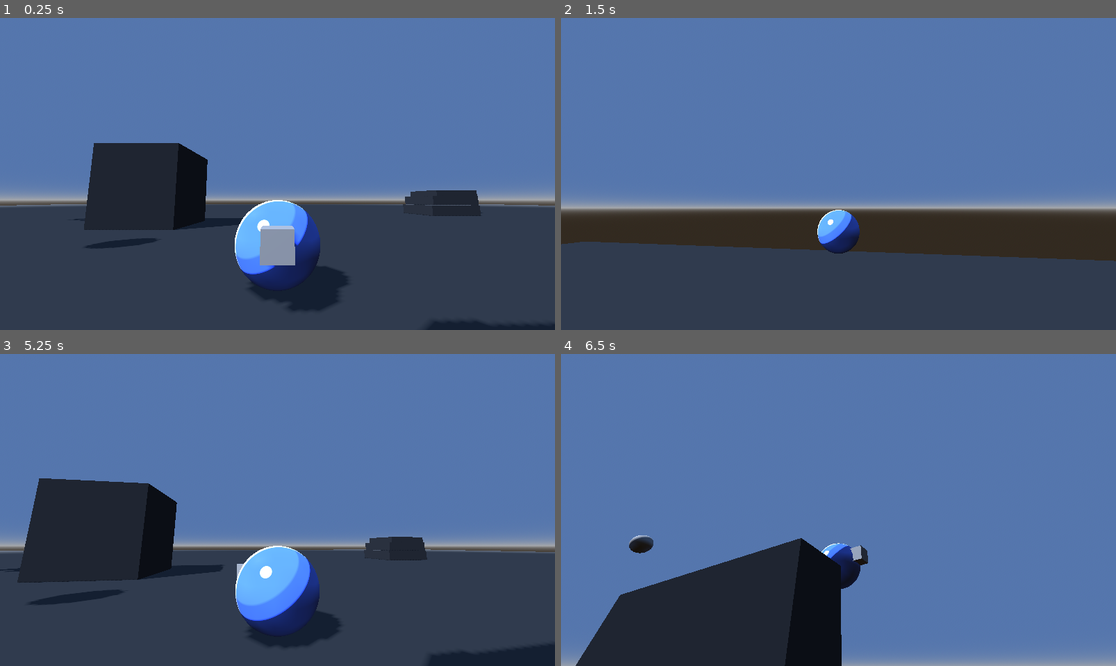
Above: before the commit, frames 1-4 (two rows, left to right).
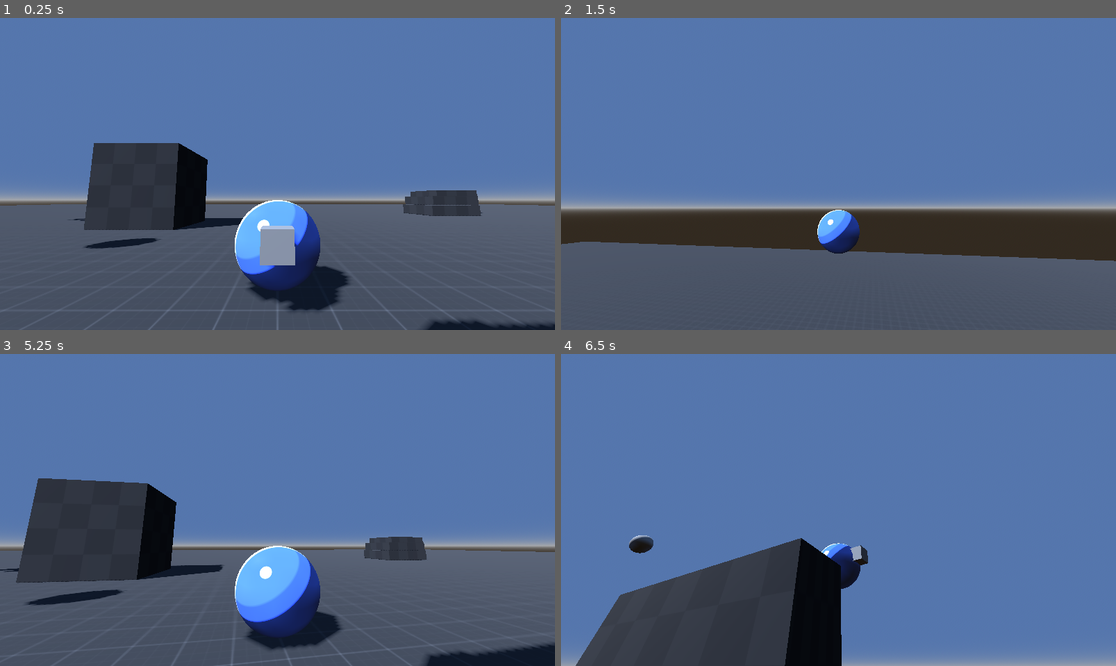
Above: after the commit, the same moments.

Repository: blondeman/movement-combat-fighter
Game: Godot game, scene res://scenes/test_env.tscn
Two runs of this game, one before a commit and one after it. Both use one fixed random seed, a clock stepped at 60 frames per second and the inputs below.
Inputs (mouse positions are in pixels of both pictures, inside the frame that each line leads up to):
- Up to frame 1 (0.25 s): no input
- Up to frame 2 (1.5 s): move the mouse to (866, 174) at 0.52 s; hold Shift (dash) 0.53-1.28 s; hold W (up) from 0.53 s (still down); tap Space (jump) at 0.77, 1.07 s; tap Middle mouse button (target_lock) at 0.8, 1.35 s; move the mouse to (810, 174) at 1.27 s
- Up to frame 3 (5.25 s): tap Space (jump) at 1.52, 1.55, 1.82, 3.02, 3.32, 3.77, 3.8, 4.07, 4.25, 4.52, 4.82 s; move the mouse to (288, 503) at 2.02 s; hold Space (jump) 2.03-2.78 s; tap Shift (dash) at 2.3, 2.85, 4.35 s; move the mouse to (271, 516) at 2.77 s; tap Middle mouse button (target_lock) at 3.05 s; tap Enter at 3.5, 5 s; move the mouse to (316, 513) at 3.52 s; hold Middle mouse button (target_lock) 3.53-4.28 s; tap Escape (ui_cancel) at 4.15 s; move the mouse to (111, 463) at 4.27 s; release W (up) at 4.28 s; hold A (left) 4.28-5.03 s; move the mouse to (305, 510) at 5.02 s; hold S (down) from 5.03 s (still down); hold Middle mouse button (target_lock) from 5.03 s (still down)
- Up to frame 4 (6.5 s): move the mouse to (755, 432) at 5.77 s; release S (down) at 5.78 s; release Middle mouse button (target_lock) at 5.78 s; hold D (right) from 5.78 s (still down); tap Space (jump) at 5.85, 6.02, 6.32 s

The runs differ from the first frame. In frame 1, 20% of the frame differs, in the area x 0-100%, y 59-100%; in frame 2, 18%; in frame 3, 20%; in frame 4, 2.7%.

Commit message:
prototype materials, movement changes
can now slide out of midair state

Diff:
--- a/old/CameraController_old.gd
+++ /dev/null
@@ -1,143 +0,0 @@
-extends SpringArm3D
-
-var character_entity: CharacterEntity
-
-@export_group("Scene Variables")
-@export var camera: Camera3D
-@export var marker: Node3D
-
-@export_category("Camera Settings")
-@export var sensitivity_x: float = 3
-@export var sensitivity_y: float = 3
-@export var look_lerp_speed: float = 5.0
-@export var min_pitch: float = -60.0
-@export var max_pitch: float = 60.0
-@export var desired_pitch: float = 0.0
-@export var pitch_lift: float = 10
-@export var swap_threshold: float = 0.05
-@export var swap_cooldown: float = 0.3
-
-var _swap_cooldown_timer: float = 0.0
-var _target_camera_rotation: Vector3
-
-func _ready() -> void:
-	if get_parent() is not CharacterEntity:
-		push_error("Must be child of CharacterEntity")
-	character_entity = get_parent() as CharacterEntity
-
-	Input.set_mouse_mode(Input.MOUSE_MODE_CAPTURED)
-	set_lock_target(null)
-
-
-func _process(delta: float) -> void:
-	if !camera:
-		return
-
-	if _swap_cooldown_timer > 0.0:
-		_swap_cooldown_timer -= delta
-
-	return
-	if character_entity.lock_target:
-		_look_at_target(delta)
-		_set_marker_position()
-
-	camera.rotation.x = lerp_angle(camera.rotation.x, _target_camera_rotation.x, clamp(look_lerp_speed * delta, 0.0, 1.0))
-	camera.rotation.y = lerp_angle(camera.rotation.y, _target_camera_rotation.y, clamp(look_lerp_speed * delta, 0.0, 1.0))
-	camera.rotation.z = lerp_angle(camera.rotation.z, _target_camera_rotation.z, clamp(look_lerp_speed * delta, 0.0, 1.0))
-
-
-func _unhandled_input(event: InputEvent) -> void:
-	if event is InputEventMouseMotion:
-		var screen_width: float = get_viewport().get_visible_rect().size.x
-		if character_entity.lock_target and event.relative.length() >= swap_threshold * screen_width:
-			_switch_lock_target(event.relative)
-			return
-
-		if !character_entity.lock_target:
-			rotate_y(-event.relative.x * sensitivity_x * 0.001)
-			rotation.x -= event.relative.y * sensitivity_y * 0.001
-			rotation.x = clamp(rotation.x, deg_to_rad(min_pitch), deg_to_rad(max_pitch))
-
-	if event.is_action_pressed("ui_cancel"):
-		Input.set_mouse_mode(Input.MOUSE_MODE_VISIBLE)
-
-	if event.is_action_pressed("target_lock"):
-		if character_entity.lock_target:
-			clear_look_target()
-		else:
-			set_lock_target(get_lock_target())
-
-
-func _set_marker_position():
-	marker.global_position = character_entity.lock_target.global_position
-
-
-func _look_at_target(delta: float) -> void:
-	var desired_dir: Vector3 = (character_entity.lock_target.global_position - global_position).normalized()
-	if desired_dir.length_squared() < 0.001:
-		return
-
-	rotation.x = lerp_angle(rotation.x, deg_to_rad(desired_pitch), clamp(look_lerp_speed * delta, 0.0, 1.0))
-
-	var desired_yaw: float = atan2(-desired_dir.x, -desired_dir.z)
-	rotation.y = lerp_angle(rotation.y, desired_yaw, clamp(look_lerp_speed * delta, 0.0, 1.0))
-
-	var cam_dir: Vector3 = (character_entity.lock_target.global_position - camera.global_position).normalized()
-	var local_dir: Vector3 = camera.global_basis.inverse() * cam_dir
-	_target_camera_rotation.x = asin(local_dir.y)
-	_target_camera_rotation.y = 0.0
-
-
-func set_lock_target(_target: Node3D):
-	return
-	character_entity.set_lock_target(_target)
-	if _target == null:
-		_target_camera_rotation = Vector3(deg_to_rad(pitch_lift), 0.0, 0.0)
-		marker.visible = false
-	else:
-		marker.visible = true
-
-
-func clear_look_target():
-	set_lock_target(null)
-
-
-func _get_best_target(origin_screen_pos: Vector2, direction: Vector2 = Vector2.ZERO, exclude: Node3D = null) -> Node3D:
-	var best_target: Node3D = null
-	var best_score: float = INF
-
-	for t in get_tree().get_nodes_in_group("target"):
-		if t is not Node3D or t == exclude:
-			continue
-		if not camera.is_position_in_frustum(t.global_position):
-			continue
-
-		var screen_pos: Vector2 = camera.unproject_position(t.global_position)
-		var to_target: Vector2 = screen_pos - origin_screen_pos
-
-		# If a direction is given, filter to targets in that direction
-		if direction != Vector2.ZERO and to_target.dot(direction) <= 0.0:
-			continue
-
-		var score: float = to_target.length()
-		if score < best_score:
-			best_score = score
-			best_target = t
-
-	return best_target
-
-
-func get_lock_target() -> Node3D:
-	var screen_center: Vector2 = get_viewport().get_visible_rect().size / 2.0
-	return _get_best_target(screen_center)
-
-
-func _switch_lock_target(mouse_delta: Vector2) -> void:
-	if _swap_cooldown_timer > 0.0:
-		return
-
-	var current_screen_pos: Vector2 = camera.unproject_position(character_entity.lock_target.global_position)
-	var best: Node3D = _get_best_target(current_screen_pos, mouse_delta, character_entity.lock_target)
-	if best:
-		set_lock_target(best)
-		_swap_cooldown_timer = swap_cooldown
--- a/old/CharacterEntity.gd
+++ /dev/null
@@ -1,77 +0,0 @@
-class_name CharacterEntity
-extends CharacterBody3D
-
-
-@export var speed = 5.0
-@export var jump_velocity = 10.0
-@export var dash_velocity = 20.0
-
-@export_category("Damping")
-@export var stop_damp = 100.0
-@export var floor_damp = 40.0
-@export var air_damp = 10.0
-
-var _input_direction: Vector2
-var lock_target: Node3D
-
-func _physics_process(delta: float) -> void:
-	if is_on_floor():
-		_physics_process_grounded(delta)
-	else:
-		_physics_process_airborne(delta)
-
-	move_and_slide()
-
-
-func _physics_process_grounded(delta: float):
-	var direction := (transform.basis * Vector3(_input_direction.x, 0, _input_direction.y)).normalized()
-	var xz_velocity := Vector2(velocity.x, velocity.z)
-
-	if xz_velocity.length() > speed + .1:
-		##Dashing
-		var target: Vector2 = Vector2(direction.x, direction.z) * speed if direction else Vector2.ZERO
-		var new_xz := xz_velocity.move_toward(target, floor_damp * delta)
-		velocity.x = new_xz.x
-		velocity.z = new_xz.y
-	elif direction:
-		##Moving
-		velocity.x = direction.x * speed
-		velocity.z = direction.z * speed
-	else:
-		##Stopping
-		var new_xz := xz_velocity.move_toward(Vector2.ZERO, stop_damp * delta)
-		velocity.x = new_xz.x
-		velocity.z = new_xz.y
-
-
-func _physics_process_airborne(delta: float):
-	velocity += get_gravity() * delta
-
-	var direction := (transform.basis * Vector3(_input_direction.x, 0, _input_direction.y)).normalized()
-	var xz_velocity := Vector2(velocity.x, velocity.z)
-
-	var target: Vector2 = Vector2(direction.x, direction.z) * speed if direction else Vector2.ZERO
-	var new_xz := xz_velocity.move_toward(target, air_damp * delta)
-	velocity.x = new_xz.x
-	velocity.z = new_xz.y
-
-
-func jump():
-	if is_on_floor():
-		velocity.y = jump_velocity
-
-
-func dash(default_direction: Vector2):
-	var direction: Vector3 = (transform.basis * Vector3(_input_direction.x, 0, _input_direction.y)).normalized()
-	if !direction:
-		direction = (transform.basis * Vector3(default_direction.x, 0, default_direction.y)).normalized()
-	velocity.x = direction.x * dash_velocity
-	velocity.z = direction.z * dash_velocity
-
-
-func set_input_direction(_direction: Vector2):
-	_input_direction = _direction
-
-
-func set_lock_target(_target: Node3D):
-	lock_target = _target
--- a/old/camera_old.tscn
+++ /dev/null
@@ -1,22 +0,0 @@
-[gd_scene format=3 uid="uid://bg1f33tyvub8d"]
-
-[ext_resource type="Script" uid="uid://q35mvb4mmshk" path="res://old/CameraController_old.gd" id="1_v2v7n"]
-[ext_resource type="PackedScene" uid="uid://cxpl1jlccv7pr" path="res://scenes/character/player/marker.tscn" id="2_81dl4"]
-
-[sub_resource type="SeparationRayShape3D" id="SeparationRayShape3D_cvpoc"]
-
-[node name="camera" type="SpringArm3D" unique_id=1981057096 node_paths=PackedStringArray("camera", "marker")]
-shape = SubResource("SeparationRayShape3D_cvpoc")
-spring_length = 5.0
-script = ExtResource("1_v2v7n")
-camera = NodePath("Camera3D")
-marker = NodePath("marker")
-min_pitch = -80.0
-max_pitch = 90.0
-desired_pitch = -30.0
-
-[node name="Camera3D" type="Camera3D" parent="." unique_id=2129634253]
-transform = Transform3D(1, 0, 0, 0, 1, 0, 0, 0, 1, 0, 0, 5)
-current = true
-
-[node name="marker" parent="." unique_id=12986420 instance=ExtResource("2_81dl4")]
--- a/scenes/test_map.tscn
+++ b/scenes/test_map.tscn
@@ -1,6 +1,11 @@
 [gd_scene format=3 uid="uid://chin4pqwih5k2"]
 
-[ext_resource type="Material" uid="uid://cjy6ko6iek64e" path="res://materials/toon_dark_gray.tres" id="1_6ulkd"]
+[ext_resource type="Texture2D" uid="uid://b4kuebnsp0qqm" path="res://textures/kenney_prototype/Dark/texture_01.png" id="1_57l66"]
+[ext_resource type="Texture2D" uid="uid://b4jyn6ht681w4" path="res://textures/kenney_prototype/Dark/texture_08.png" id="3_p21b5"]
+
+[sub_resource type="StandardMaterial3D" id="StandardMaterial3D_bdpbv"]
+albedo_texture = ExtResource("1_57l66")
+uv1_scale = Vector3(100, 100, 100)
 
 [sub_resource type="PlaneMesh" id="PlaneMesh_eflb2"]
 size = Vector2(100, 100)
@@ -8,17 +13,29 @@
 [sub_resource type="BoxShape3D" id="BoxShape3D_4qc02"]
 size = Vector3(100, 1, 100)
 
+[sub_resource type="StandardMaterial3D" id="StandardMaterial3D_fn2sa"]
+albedo_texture = ExtResource("3_p21b5")
+uv1_scale = Vector3(5, 4, 1)
+
 [sub_resource type="BoxMesh" id="BoxMesh_4wuf8"]
 size = Vector3(5, 5, 1)
 
 [sub_resource type="BoxShape3D" id="BoxShape3D_s02eq"]
 size = Vector3(5, 5, 1)
 
+[sub_resource type="StandardMaterial3D" id="StandardMaterial3D_ss0f2"]
+albedo_texture = ExtResource("3_p21b5")
+uv1_scale = Vector3(3, 2, 3)
+
 [sub_resource type="BoxMesh" id="BoxMesh_t8dge"]
 size = Vector3(3, 3, 3)
 
 [sub_resource type="BoxShape3D" id="BoxShape3D_qgarv"]
 size = Vector3(3, 3, 3)
+
+[sub_resource type="StandardMaterial3D" id="StandardMaterial3D_kddbv"]
+albedo_texture = ExtResource("3_p21b5")
+uv1_scale = Vector3(3, 2, 3)
 
 [sub_resource type="ProceduralSkyMaterial" id="ProceduralSkyMaterial_6ulkd"]
 sky_top_color = Color(0.33135566, 0.46108645, 0.6778868, 1)
@@ -35,7 +52,7 @@
 [node name="map" type="Node3D" unique_id=1204885823]
 
 [node name="MeshInstance3D" type="MeshInstance3D" parent="." unique_id=1614982453]
-material_override = ExtResource("1_6ulkd")
+material_override = SubResource("StandardMaterial3D_bdpbv")
 mesh = SubResource("PlaneMesh_eflb2")
 
 [node name="StaticBody3D" type="StaticBody3D" parent="MeshInstance3D" unique_id=1129349362]
@@ -46,7 +63,7 @@
 
 [node name="MeshInstance3D2" type="MeshInstance3D" parent="." unique_id=97827460]
 transform = Transform3D(1, 0, 0, 0, 1, 0, 0, 0, 1, 0, 2.5, 4)
-material_override = ExtResource("1_6ulkd")
+material_override = SubResource("StandardMaterial3D_fn2sa")
 mesh = SubResource("BoxMesh_4wuf8")
 
 [node name="StaticBody3D" type="StaticBody3D" parent="MeshInstance3D2" unique_id=2047553324]
@@ -56,7 +73,7 @@
 
 [node name="MeshInstance3D3" type="MeshInstance3D" parent="." unique_id=1699725813]
 transform = Transform3D(1, 0, 0, 0, 1, 0, 0, 0, 1, -5, 1.5, -6)
-material_override = ExtResource("1_6ulkd")
+material_override = SubResource("StandardMaterial3D_ss0f2")
 mesh = SubResource("BoxMesh_t8dge")
 
 [node name="StaticBody3D" type="StaticBody3D" parent="MeshInstance3D3" unique_id=187824764]
@@ -66,7 +83,7 @@
 
 [node name="MeshInstance3D4" type="MeshInstance3D" parent="." unique_id=178710114]
 transform = Transform3D(1, 0, 0, 0, 1, 0, 0, 0, 1, 11.258053, -0.84489584, -11.974731)
-material_override = ExtResource("1_6ulkd")
+material_override = SubResource("StandardMaterial3D_kddbv")
 mesh = SubResource("BoxMesh_t8dge")
 
 [node name="StaticBody3D" type="StaticBody3D" parent="MeshInstance3D4" unique_id=2077549356]
@@ -76,7 +93,7 @@
 
 [node name="MeshInstance3D5" type="MeshInstance3D" parent="." unique_id=1008815678]
 transform = Transform3D(1, 0, 0, 0, 1, 0, 0, 0, 1, 11.863589, -0.24325228, -12.640994)
-material_override = ExtResource("1_6ulkd")
+material_override = SubResource("StandardMaterial3D_kddbv")
 mesh = SubResource("BoxMesh_t8dge")
 
 [node name="StaticBody3D" type="StaticBody3D" parent="MeshInstance3D5" unique_id=60767034]
@@ -86,7 +103,7 @@
 
 [node name="MeshInstance3D6" type="MeshInstance3D" parent="." unique_id=897868265]
 transform = Transform3D(1, 0, 0, 0, 1, 0, 0, 0, 1, 13.394517, 0.23672819, -14.252869)
-material_override = ExtResource("1_6ulkd")
+material_override = SubResource("StandardMaterial3D_kddbv")
 mesh = SubResource("BoxMesh_t8dge")
 
 [node name="StaticBody3D" type="StaticBody3D" parent="MeshInstance3D6" unique_id=197959944]
--- a/states/Dash.gd
+++ b/states/Dash.gd
@@ -15,10 +15,11 @@
 		dash_direction = Vector3.ZERO
 		if not character.is_on_floor():
 			return "midair"
-		# Dash exits into slide if still moving fast
+
 		var horizontal_speed = Vector3(character.velocity.x, 0, character.velocity.z).length()
 		if horizontal_speed > speed:
 			return "slide"
+
 		return best_input_that_can_be_paid(input)
 	else:
 		return "okay"
--- a/states/JumpDash.gd
+++ b/states/JumpDash.gd
@@ -33,14 +33,14 @@
 func process_dash_jump(input: InputPackage):
 	if works_longer_than(dash_jump_timing) and not dash_jumped:
 		var rotated_input = input.get_rotated_input()
+		var input_direction = Vector3(rotated_input.x, 0, rotated_input.y)
 		if rotated_input.length_squared() > 0.001:
-			dash_direction = Vector3(rotated_input.x, 0, rotated_input.y).normalized() * dash_velocity
+			dash_direction = input_direction * dash_velocity
 		else:
 			dash_direction = character.global_transform.basis.z * dash_velocity
 		character.velocity.x = dash_direction.x
 		character.velocity.z = dash_direction.z
 		character.velocity.y = jump_velocity
-		character.momentum = Vector3(dash_direction.x, jump_velocity, dash_direction.z)
 
 		character.dash_cooldown_remaining = character.dash_cooldown
 		character.coyote_timer = 0.0
--- a/states/Midair.gd
+++ b/states/Midair.gd
@@ -7,6 +7,10 @@
 
 func default_lifecycle(input : InputPackage):
 	if character.is_on_floor_or_coyote():
+		var horizontal_speed = Vector3(character.velocity.x, 0, character.velocity.z).length()
+		if horizontal_speed > speed:
+			return "slide"
+
 		return best_input_that_can_be_paid(input)
 	else:
 		if input.actions.has("dash") and character.dash_cooldown_remaining <= 0:
Not shown, removed: old/CameraController_old.gd.uid
Not shown, removed: old/CharacterEntity.gd.uid
Binary file added: textures/kenney_prototype/Dark/texture_01.png
Not shown, added: textures/kenney_prototype/Dark/texture_01.png.import
Binary file added: textures/kenney_prototype/Dark/texture_02.png
Not shown, added: textures/kenney_prototype/Dark/texture_02.png.import
Binary file added: textures/kenney_prototype/Dark/texture_03.png
Not shown, added: textures/kenney_prototype/Dark/texture_03.png.import
Binary file added: textures/kenney_prototype/Dark/texture_04.png
Not shown, added: textures/kenney_prototype/Dark/texture_04.png.import
Binary file added: textures/kenney_prototype/Dark/texture_05.png
Not shown, added: textures/kenney_prototype/Dark/texture_05.png.import
(and 146 more such lines)
